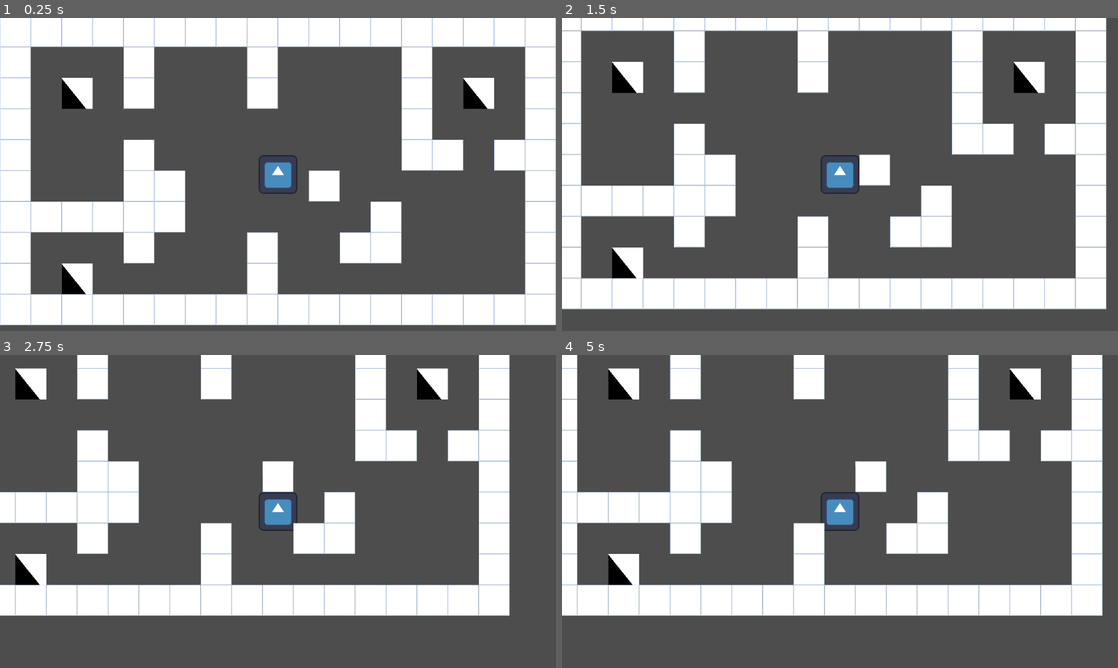
Above: before the commit, frames 1-4 (two rows, left to right).
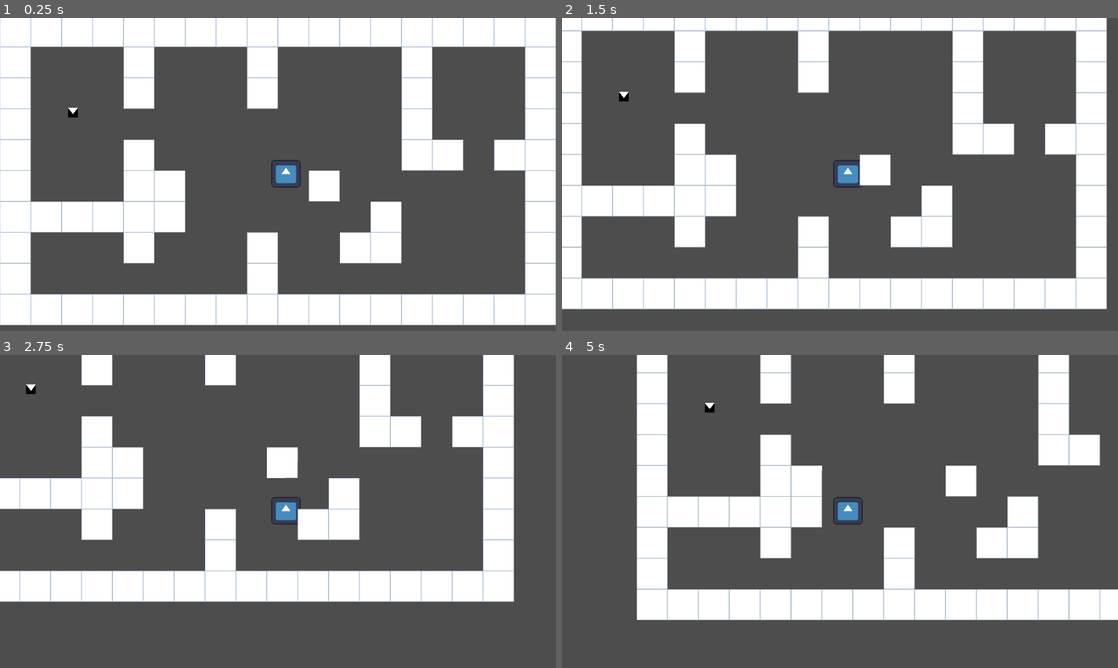
Above: after the commit, the same moments.

Repository: youssefevan/kickoff-jam-fall-2023
Game: Godot game, scene res://scenes/world.tscn
Same seed, same stepped clock (60 frames per second), same inputs: the game is played once before the commit and once after it. The engine's default icon, where the game draws it, is replaced by a stand-in: a white triangle on a blue panel in a dark square.
Inputs:
- Up to frame 1 (0.25 s): no input
- Up to frame 2 (1.5 s): tap Enter at 0.5 s; hold D (right) 0.53-1.28 s; tap Space at 1.25 s; hold S (down) from 1.28 s (still down)
- Up to frame 3 (2.75 s): release S (down) at 2.03 s; hold D (right) from 2.03 s (still down)
- Up to frame 4 (5 s): release D (right) at 2.78 s; hold W (up) 2.78-3.53 s; tap Enter at 3.5 s; hold A (left) from 3.53 s (still down)

The runs differ from the first frame. In frame 1, 2.2% of the frame differs, in the area x 11-89%, y 19-89%; in frame 2, 4.3%; in frame 3, 20%; in frame 4, 37%, in the area x 0-100%, y 0-85%.

Commit message:
converted boulder to player object

Diff:
--- /dev/null
+++ b/KickoffJamFall2023/scenes/Boulder.tscn
@@ -0,0 +1,18 @@
+[gd_scene load_steps=3 format=3 uid="uid://c8r1hp0gokp8b"]
+
+[ext_resource type="Texture2D" uid="uid://bjt0gxo06ti3w" path="res://sprites/cone.png" id="1_wav2t"]
+
+[sub_resource type="RectangleShape2D" id="RectangleShape2D_57081"]
+
+[node name="Boulder" type="Node2D"]
+
+[node name="CharacterBody2D" type="CharacterBody2D" parent="."]
+
+[node name="CollisionShape2D" type="CollisionShape2D" parent="CharacterBody2D"]
+position = Vector2(20, 13)
+shape = SubResource("RectangleShape2D_57081")
+
+[node name="Sprite2D" type="Sprite2D" parent="CharacterBody2D"]
+position = Vector2(20, 13)
+scale = Vector2(0.15625, 0.15625)
+texture = ExtResource("1_wav2t")
--- a/KickoffJamFall2023/scenes/player.tscn
+++ b/KickoffJamFall2023/scenes/player.tscn
@@ -1,22 +1,24 @@
 [gd_scene load_steps=5 format=3 uid="uid://gqc7ndgtwudu"]
 
-[ext_resource type="Script" path="res://scripts/player.gd" id="1_na5le"]
+[ext_resource type="Script" path="res://scenes/player.gd" id="1_d054k"]
 [ext_resource type="Texture2D" uid="uid://cwvmd3jobgidl" path="res://icon.svg" id="2_t0dxh"]
 [ext_resource type="Texture2D" uid="uid://bjt0gxo06ti3w" path="res://sprites/cone.png" id="3_2k446"]
 
-[sub_resource type="CircleShape2D" id="CircleShape2D_yq14a"]
-radius = 40.0
+[sub_resource type="CapsuleShape2D" id="CapsuleShape2D_l4ssd"]
+radius = 26.0
+height = 58.0
 
 [node name="Player" type="CharacterBody2D"]
-script = ExtResource("1_na5le")
+script = ExtResource("1_d054k")
 
 [node name="Sprite2D" type="Sprite2D" parent="."]
-position = Vector2(-1.19209e-07, 3.57628e-07)
-scale = Vector2(0.625, 0.625)
+position = Vector2(16.5, -1.5)
+scale = Vector2(0.476562, 0.445312)
 texture = ExtResource("2_t0dxh")
 
 [node name="CollisionShape2D" type="CollisionShape2D" parent="."]
-shape = SubResource("CircleShape2D_yq14a")
+position = Vector2(15, -2)
+shape = SubResource("CapsuleShape2D_l4ssd")
 
 [node name="Camera2D" type="Camera2D" parent="."]
 
--- a/KickoffJamFall2023/scenes/world.tscn
+++ b/KickoffJamFall2023/scenes/world.tscn
@@ -2,7 +2,9 @@
 
 [ext_resource type="PackedScene" uid="uid://gqc7ndgtwudu" path="res://scenes/player.tscn" id="1_ddq72"]
 [ext_resource type="Texture2D" uid="uid://d0mdlraiwla7v" path="res://sprites/tile.png" id="2_wrosx"]
-[ext_resource type="Texture2D" uid="uid://bjt0gxo06ti3w" path="res://sprites/cone.png" id="3_x72pk"]
+[ext_resource type="PackedScene" uid="uid://c8r1hp0gokp8b" path="res://scenes/Boulder.tscn" id="4_d8rmn"]
+
+[sub_resource type="PhysicsMaterial" id="PhysicsMaterial_s06ej"]
 
 [sub_resource type="TileSetAtlasSource" id="TileSetAtlasSource_ih2n8"]
 texture = ExtResource("2_wrosx")
@@ -12,27 +14,11 @@
 0:0/0/physics_layer_0/angular_velocity = 0.0
 0:0/0/physics_layer_0/polygon_0/points = PackedVector2Array(-32, -32, 32, -32, 32, 32, -32, 32)
 
-[sub_resource type="TileSetAtlasSource" id="TileSetAtlasSource_ougq4"]
-texture = ExtResource("3_x72pk")
-texture_region_size = Vector2i(64, 64)
-0:0/0 = 0
-0:0/0/physics_layer_0/linear_velocity = Vector2(0, 0)
-0:0/0/physics_layer_0/angular_velocity = 0.0
-1:0/0 = 0
-1:0/0/physics_layer_0/linear_velocity = Vector2(0, 0)
-1:0/0/physics_layer_0/angular_velocity = 0.0
-0:1/0 = 0
-0:1/0/physics_layer_0/linear_velocity = Vector2(0, 0)
-0:1/0/physics_layer_0/angular_velocity = 0.0
-1:1/0 = 0
-1:1/0/physics_layer_0/linear_velocity = Vector2(0, 0)
-1:1/0/physics_layer_0/angular_velocity = 0.0
-
 [sub_resource type="TileSet" id="TileSet_c3h2h"]
 tile_size = Vector2i(64, 64)
 physics_layer_0/collision_layer = 1
+physics_layer_0/physics_material = SubResource("PhysicsMaterial_s06ej")
 sources/0 = SubResource("TileSetAtlasSource_ih2n8")
-sources/1 = SubResource("TileSetAtlasSource_ougq4")
 
 [node name="World" type="Node2D"]
 
@@ -44,4 +30,7 @@
 format = 2
 layer_0/tile_data = PackedInt32Array(0, 0, 0, 65536, 0, 0, 131072, 0, 0, 196608, 0, 0, 262144, 0, 0, 327680, 0, 0, 3932 …(950 unchanged characters)…
 
+[node name="Boulder" parent="." instance=ExtResource("4_d8rmn")]
+position = Vector2(131, 187)
+
 [connection signal="mouse_exited" from="Player" to="Player" method="_on_mouse_exited"]
Renamed: KickoffJamFall2023/scripts/player.gd -> KickoffJamFall2023/scenes/player.gd
